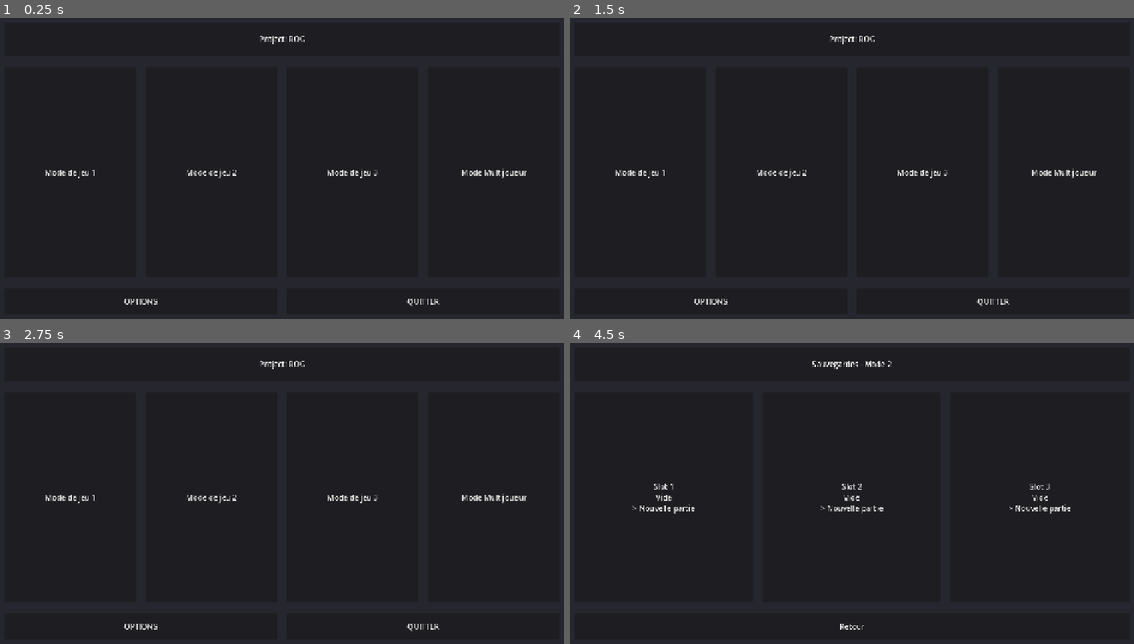
Above: before the commit, frames 1-4 (two rows, left to right).
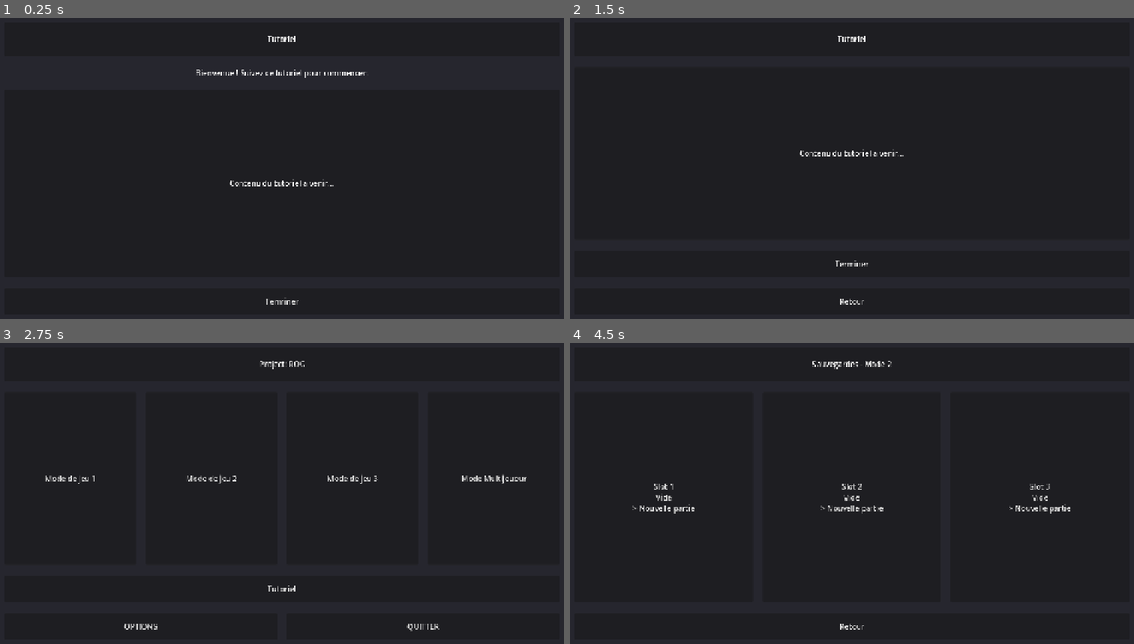
Above: after the commit, the same moments.

Repository: BTS-Ciel-2026/Project-ROG
Game: Godot game, scene res://scenes/ui/menus/loading_screen.tscn
The game is run twice, just before and just after one commit, with the same random seed, the same clock (stepped at 60 frames per second) and the same inputs.
Inputs (mouse positions are in pixels of both pictures, inside the frame that each line leads up to):
- Up to frame 1 (0.25 s): no input
- Up to frame 2 (1.5 s): click (852, 300) at 0.5 s, where only the run after the commit has a clickable "Terminer"; click (852, 264) at 1.25 s, where only the run after the commit has a clickable "Tutoriel"
- Up to frame 3 (2.75 s): click (282, 625) at 2 s, where only the run after the commit has a clickable "Retour"
- Up to frame 4 (4.5 s): click "Mode de jeu 1" at 2.75 s; click "Retour" at 3.5 s; click "Mode de jeu 2" at 4.25 s

The runs differ from the first frame. In frame 1, 1.2% of the frame differs, in the area x 8-94%, y 5-96%; in frame 2, 0.9%; in frame 3, 0.9%; in frame 4, nothing differs.

Commit message:
feat: add mandatory first-launch tutorial flow
Introduce a tutorial screen required on first launch, a replay button on
the main menu, and persistent completion tracking in settings.

Diff:
--- a/locale/translations.csv
+++ b/locale/translations.csv
@@ -6,6 +6,12 @@
 MENU_MODE_MULTI,Mode Multijoueur,Multiplayer Mode
 MENU_OPTION,OPTIONS,OPTIONS
 MENU_LEAVE,QUITTER,LEAVE
+MENU_TUTORIAL,Tutoriel,Tutorial
+TUTORIAL_TITLE,Tutoriel,Tutorial
+TUTORIAL_BODY,Contenu du tutoriel a venir...,Tutorial content coming soon...
+TUTORIAL_FINISH,Terminer,Finish
+TUTORIAL_BACK,Retour,Back
+TUTORIAL_MANDATORY_HINT,Bienvenue ! Suivez ce tutoriel pour commencer.,Welcome! Complete this tutorial to get started.
 OPTIONS_TITLE,Options,Options
 OPTIONS_TAB_AUDIO,Son,Audio
 OPTIONS_TAB_GRAPHICS,Graphisme,Graphics
--- a/scenes/ui/menus/main_menu.tscn
+++ b/scenes/ui/menus/main_menu.tscn
@@ -86,6 +86,12 @@
 text = "Mode Multijoueur"
 autowrap_mode = 2
 
+[node name="TutorialButton" type="Button" parent="Margin/VBox"]
+custom_minimum_size = Vector2(0, 56)
+layout_mode = 2
+size_flags_horizontal = 3
+text = "Tutoriel"
+
 [node name="BottomRow" type="HBoxContainer" parent="Margin/VBox"]
 custom_minimum_size = Vector2(0, 56)
 layout_mode = 2
@@ -107,5 +113,6 @@
 [connection signal="pressed" from="Margin/VBox/ModesRow/Mode2" to="." method="_on_mode_2_pressed"]
 [connection signal="pressed" from="Margin/VBox/ModesRow/Mode3" to="." method="_on_mode_3_pressed"]
 [connection signal="pressed" from="Margin/VBox/ModesRow/ModeMulti" to="." method="_on_mode_multi_pressed"]
+[connection signal="pressed" from="Margin/VBox/TutorialButton" to="." method="_on_tutorial_pressed"]
 [connection signal="pressed" from="Margin/VBox/BottomRow/Option" to="." method="_on_option_pressed"]
 [connection signal="pressed" from="Margin/VBox/BottomRow/Leave" to="." method="_on_leave_pressed"]
--- /dev/null
+++ b/scenes/ui/menus/tutorial_menu.tscn
@@ -0,0 +1,78 @@
+[gd_scene format=3 uid="uid://pw1pvqc11h53"]
+
+[ext_resource type="Script" path="res://scripts/ui/menus/tutorial_menu.gd" id="1_tutorial"]
+
+[node name="TutorialMenu" type="Control"]
+layout_mode = 3
+anchors_preset = 15
+anchor_right = 1.0
+anchor_bottom = 1.0
+grow_horizontal = 2
+grow_vertical = 2
+script = ExtResource("1_tutorial")
+
+[node name="Background" type="ColorRect" parent="."]
+layout_mode = 1
+anchors_preset = 15
+anchor_right = 1.0
+anchor_bottom = 1.0
+grow_horizontal = 2
+grow_vertical = 2
+color = Color(0.15, 0.15, 0.18, 1)
+
+[node name="Margin" type="MarginContainer" parent="."]
+layout_mode = 1
+anchors_preset = 15
+anchor_right = 1.0
+anchor_bottom = 1.0
+grow_horizontal = 2
+grow_vertical = 2
+theme_override_constants/margin_left = 48
+theme_override_constants/margin_top = 48
+theme_override_constants/margin_right = 48
+theme_override_constants/margin_bottom = 48
+
+[node name="VBox" type="VBoxContainer" parent="Margin"]
+layout_mode = 2
+theme_override_constants/separation = 24
+
+[node name="TitleFrame" type="PanelContainer" parent="Margin/VBox"]
+custom_minimum_size = Vector2(0, 72)
+layout_mode = 2
+size_flags_horizontal = 3
+
+[node name="Title" type="Label" parent="Margin/VBox/TitleFrame"]
+layout_mode = 2
+text = "Tutoriel"
+horizontal_alignment = 1
+vertical_alignment = 1
+
+[node name="HintLabel" type="Label" parent="Margin/VBox"]
+layout_mode = 2
+text = "Bienvenue !"
+horizontal_alignment = 1
+autowrap_mode = 2
+
+[node name="BodyPanel" type="PanelContainer" parent="Margin/VBox"]
+layout_mode = 2
+size_flags_vertical = 3
+size_flags_horizontal = 3
+
+[node name="Body" type="Label" parent="Margin/VBox/BodyPanel"]
+layout_mode = 2
+text = "Contenu du tutoriel..."
+horizontal_alignment = 1
+vertical_alignment = 1
+autowrap_mode = 2
+
+[node name="FinishButton" type="Button" parent="Margin/VBox"]
+custom_minimum_size = Vector2(0, 56)
+layout_mode = 2
+size_flags_horizontal = 3
+text = "Terminer"
+
+[node name="BackButton" type="Button" parent="Margin/VBox"]
+custom_minimum_size = Vector2(0, 56)
+layout_mode = 2
+size_flags_horizontal = 3
+text = "Retour"
--- a/scripts/autoload/settings_manager.gd
+++ b/scripts/autoload/settings_manager.gd
@@ -14,6 +14,7 @@
 var sfx_volume: float = 1.0
 var fullscreen: bool = false
 var vsync: bool = true
+var tutorial_completed: bool = false
 
 
 func _ready() -> void:
@@ -66,6 +67,19 @@
 	settings_changed.emit()
 
 
+func has_completed_tutorial() -> bool:
+	return tutorial_completed
+
+
+func mark_tutorial_completed() -> void:
+	if tutorial_completed:
+		return
+
+	tutorial_completed = true
+	save_settings()
+	settings_changed.emit()
+
+
 func load_settings() -> void:
 	var config := ConfigFile.new()
 	if config.load(SETTINGS_PATH) != OK:
@@ -77,6 +91,9 @@
 	sfx_volume = float(config.get_value("settings", "sfx_volume", 1.0))
 	fullscreen = bool(config.get_value("settings", "fullscreen", false))
 	vsync = bool(config.get_value("settings", "vsync", true))
+	tutorial_completed = bool(
+		config.get_value("settings", "tutorial_completed", config.get_value("settings", "demo_completed", false))
+	)
 
 
 func save_settings() -> void:
@@ -87,6 +104,7 @@
 	config.set_value("settings", "sfx_volume", sfx_volume)
 	config.set_value("settings", "fullscreen", fullscreen)
 	config.set_value("settings", "vsync", vsync)
+	config.set_value("settings", "tutorial_completed", tutorial_completed)
 	config.save(SETTINGS_PATH)
 
 
--- a/scripts/ui/menus/main_menu.gd
+++ b/scripts/ui/menus/main_menu.gd
@@ -2,17 +2,23 @@
 
 const OPTIONS_SCENE := "res://scenes/ui/menus/options_menu.tscn"
 const SAVE_SLOTS_SCENE := "res://scenes/ui/menus/save_slots_menu.tscn"
+const TUTORIAL_SCENE := "res://scenes/ui/menus/tutorial_menu.tscn"
 
 @onready var title_label: Label = $Margin/VBox/TitleFrame/Title
 @onready var mode_1_button: Button = $Margin/VBox/ModesRow/Mode1
 @onready var mode_2_button: Button = $Margin/VBox/ModesRow/Mode2
 @onready var mode_3_button: Button = $Margin/VBox/ModesRow/Mode3
 @onready var mode_multi_button: Button = $Margin/VBox/ModesRow/ModeMulti
+@onready var tutorial_button: Button = $Margin/VBox/TutorialButton
 @onready var option_button: Button = $Margin/VBox/BottomRow/Option
 @onready var leave_button: Button = $Margin/VBox/BottomRow/Leave
 
 
 func _ready() -> void:
+	if not SettingsManager.has_completed_tutorial():
+		get_tree().call_deferred("change_scene_to_file", TUTORIAL_SCENE)
+		return
+
 	_apply_locale()
 	SettingsManager.locale_changed.connect(_apply_locale)
 
@@ -23,6 +29,7 @@
 	mode_2_button.text = tr("MENU_MODE_2")
 	mode_3_button.text = tr("MENU_MODE_3")
 	mode_multi_button.text = tr("MENU_MODE_MULTI")
+	tutorial_button.text = tr("MENU_TUTORIAL")
 	option_button.text = tr("MENU_OPTION")
 	leave_button.text = tr("MENU_LEAVE")
 
@@ -48,6 +55,10 @@
 	print("[Menu] Mode Multijoueur - pas encore implemente")
 
 
+func _on_tutorial_pressed() -> void:
+	get_tree().change_scene_to_file(TUTORIAL_SCENE)
+
+
 func _on_option_pressed() -> void:
 	get_tree().change_scene_to_file(OPTIONS_SCENE)
 
--- /dev/null
+++ b/scripts/ui/menus/tutorial_menu.gd
@@ -0,0 +1,39 @@
+extends Control
+
+const MAIN_MENU_SCENE := "res://scenes/ui/menus/main_menu.tscn"
+
+@onready var title_label: Label = $Margin/VBox/TitleFrame/Title
+@onready var hint_label: Label = $Margin/VBox/HintLabel
+@onready var body_label: Label = $Margin/VBox/BodyPanel/Body
+@onready var finish_button: Button = $Margin/VBox/FinishButton
+@onready var back_button: Button = $Margin/VBox/BackButton
+
+var _is_mandatory: bool = false
+
+
+func _ready() -> void:
+	_is_mandatory = not SettingsManager.has_completed_tutorial()
+	back_button.visible = not _is_mandatory
+
+	_apply_locale()
+	SettingsManager.locale_changed.connect(_apply_locale)
+	finish_button.pressed.connect(_on_finish_pressed)
+	back_button.pressed.connect(_on_back_pressed)
+
+
+func _apply_locale() -> void:
+	title_label.text = tr("TUTORIAL_TITLE")
+	hint_label.text = tr("TUTORIAL_MANDATORY_HINT") if _is_mandatory else ""
+	hint_label.visible = _is_mandatory
+	body_label.text = tr("TUTORIAL_BODY")
+	finish_button.text = tr("TUTORIAL_FINISH")
+	back_button.text = tr("TUTORIAL_BACK")
+
+
+func _on_finish_pressed() -> void:
+	SettingsManager.mark_tutorial_completed()
+	get_tree().change_scene_to_file(MAIN_MENU_SCENE)
+
+
+func _on_back_pressed() -> void:
+	get_tree().change_scene_to_file(MAIN_MENU_SCENE)
Not shown, added: scripts/ui/menus/tutorial_menu.gd.uid
